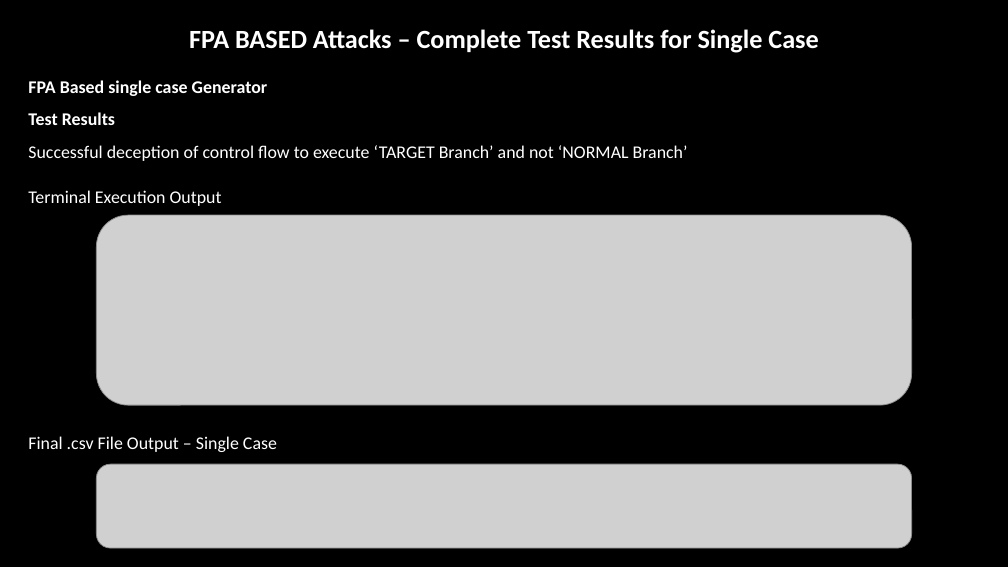
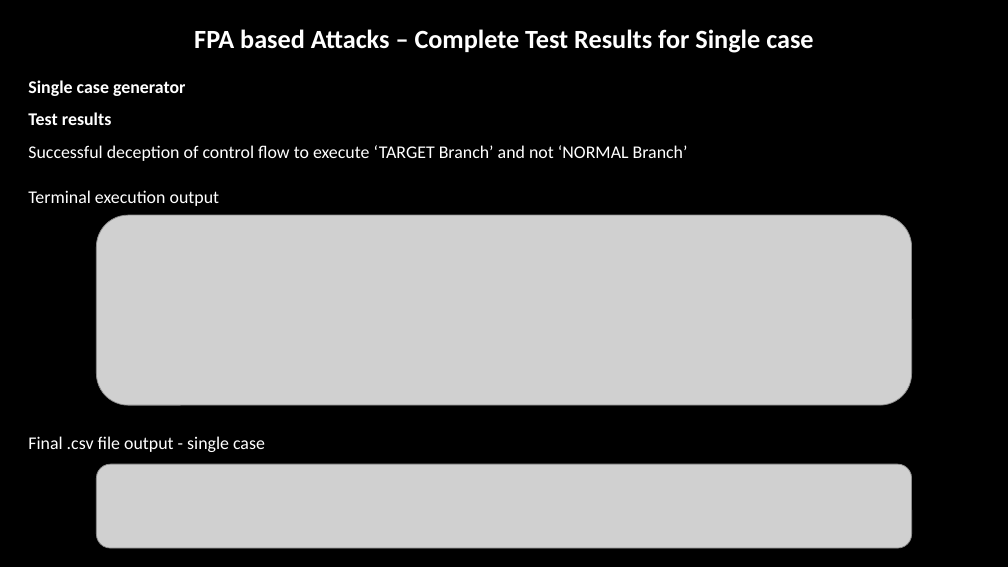
Before and after one commit to Arun-2208/Semester_4_CodeWork_and_CourseWork-, a slide deck: slide 15 of ICT80004-Internship_Project/FINAL PRESENTATION/ICT80004-Final_Project_Presentation_Arun_104837257.pptx. Drawn at 1008x567 pixels with LibreOffice and Linux fonts; fonts in the diff are those of the drawing; grey boxes stand for pictures; background and template pictures are left out. Boxes give left, top, right and bottom in pixels: in the first picture for what was removed or moved away, otherwise in the second. Text is boxed around its words. In the diff, an @@ line names an element or a change of style, - is before the commit and + after.

```diff
--- a/ICT80004-Internship_Project/FINAL PRESENTATION/ICT80004-Final_Project_Presentation_Arun_104837257.pptx
+++ b/ICT80004-Internship_Project/FINAL PRESENTATION/ICT80004-Final_Project_Presentation_Arun_104837257.pptx
@@ text at (x1=194, y1=29, x2=813, y2=53): text changed @@
-FPA BASED Attacks – Complete Test Results for Single Case
+FPA based Attacks – Complete Test Results for Single case
@@ text at (x1=28, y1=80, x2=185, y2=125): text changed @@
-FPA Based single case Generator
-Test Results
+Single case generator
+Test results
@@ text at (x1=28, y1=190, x2=220, y2=206): text changed @@
-Terminal Execution Output
+Terminal execution output
@@ text at (x1=28, y1=436, x2=265, y2=452): text changed @@
-Final .csv File Output – Single Case
+Final .csv file output - single case
```
Also in this commit, not shown: 19 other slides changed, 3 other files.
